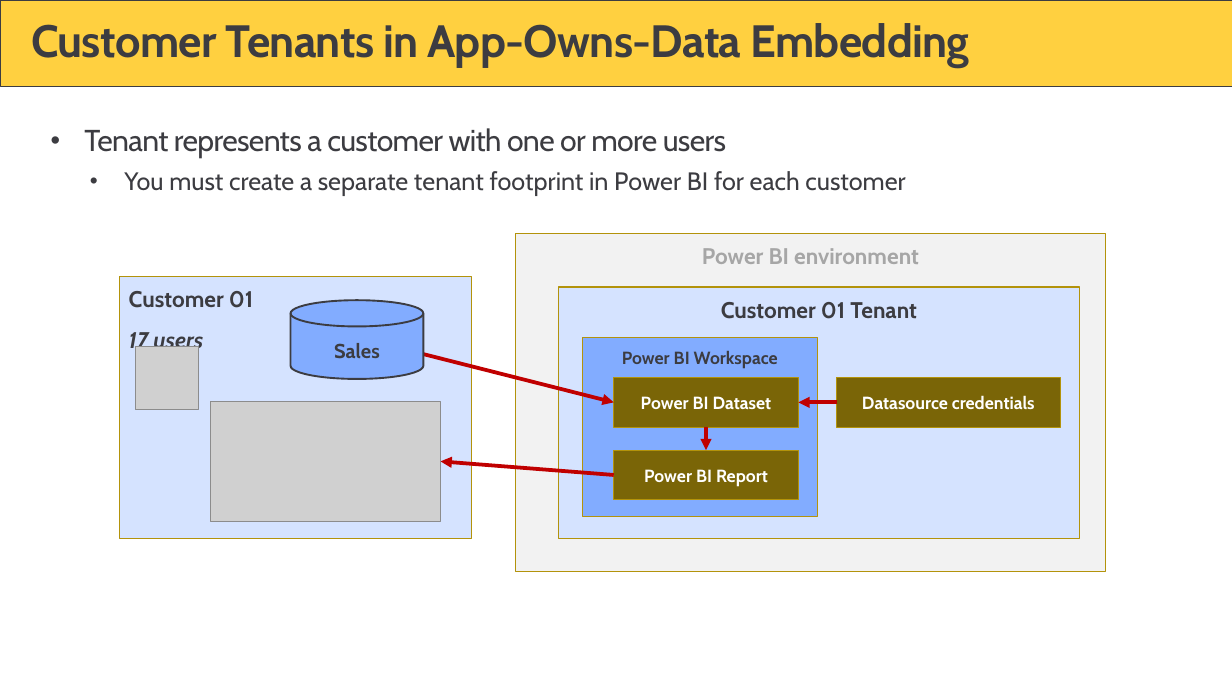
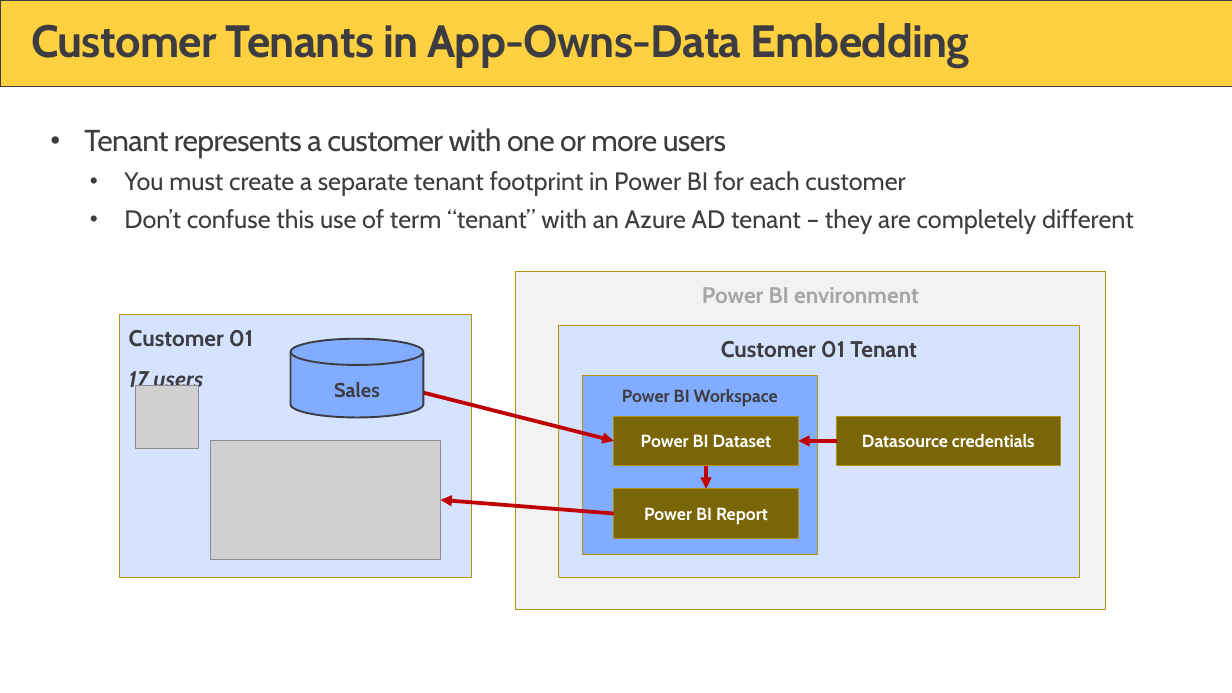
Before and after one commit to PowerBiDevCamp/Camp-Sessions, a slide deck: slide 9 of Session 32 - Design Patterns and Best Practices with Power BI Embedding.pptx (slide 7 before the commit). Drawn at 1232x693 pixels with LibreOffice and Linux fonts; fonts in the diff are those of the drawing; grey boxes stand for pictures; background and template pictures are left out. Boxes give left, top, right and bottom in pixels: in the first picture for what was removed or moved away, otherwise in the second. Text is boxed around its words. In the diff, an @@ line names an element or a change of style, - is before the commit and + after.

```diff
--- a/Session 32 - Design Patterns and Best Practices with Power BI Embedding.pptx
+++ b/Session 32 - Design Patterns and Best Practices with Power BI Embedding.pptx
@@ text at [124,209,1134,234]: paragraph added @@
+  • Don’t confuse this use of term “tenant” with an Azure AD tenant – they are completely different
@@ 7 rectangles, 4 arrows, 2 pictures, 1 cylinder: place and size @@
-7 rectangles, 4 arrows, 2 pictures, 1 cylinder at [120,233,1105,571]
+7 rectangles, 4 arrows, 2 pictures, 1 cylinder at [120,272,1105,610]
```
Also in this commit, not shown: 12 other slides changed, 33 slides added, 18 slides removed, 6 other files.
